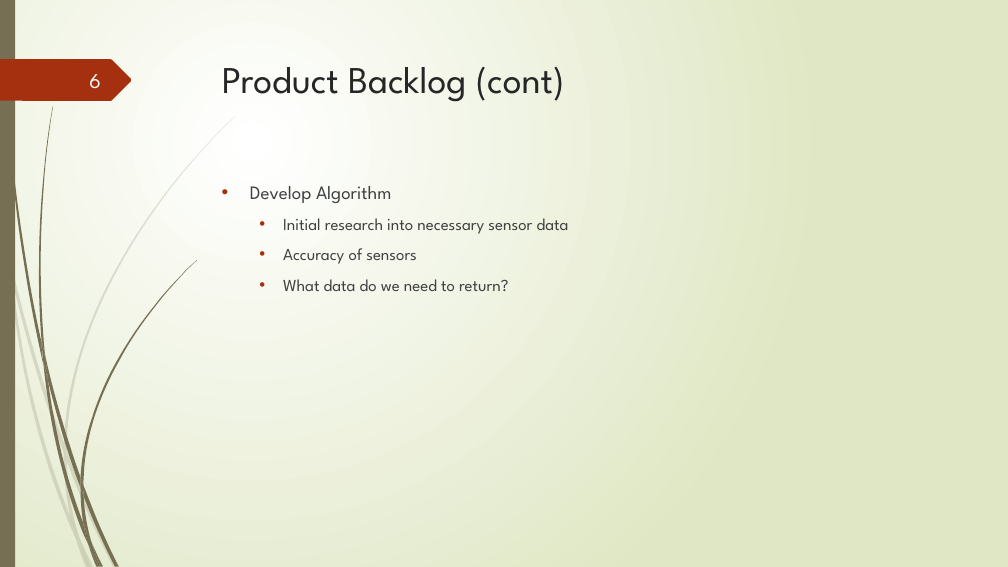
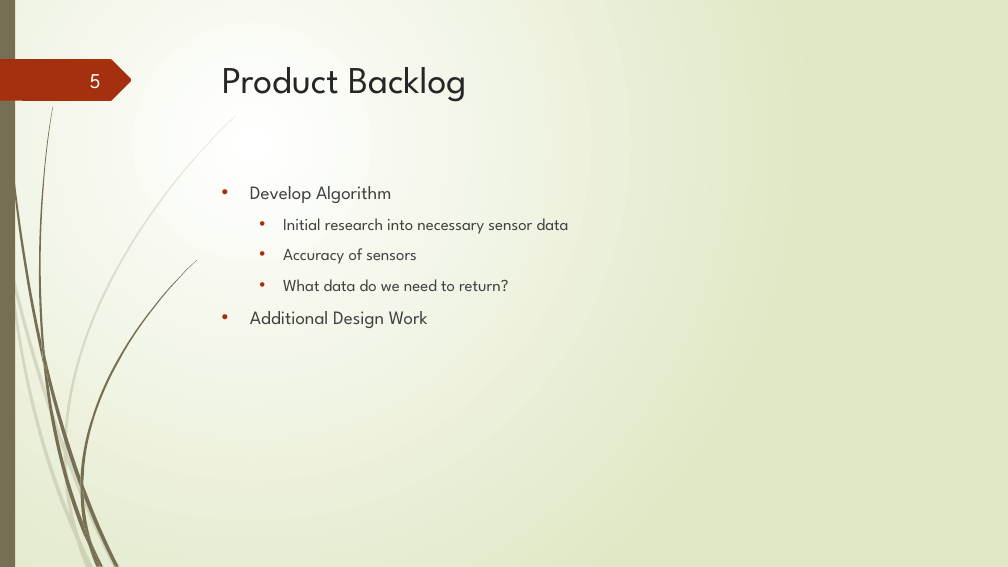
Before and after one commit to junmin-yee/Landmarked, a slide deck: slide 5 of Presentations/Sprint01_ReviewMeeting.pptx (slide 6 before the commit). Drawn at 1008x567 pixels with LibreOffice and Linux fonts; fonts in the diff are those of the drawing. Boxes give left, top, right and bottom in pixels: in the first picture for what was removed or moved away, otherwise in the second. Text is boxed around its words. In the diff, an @@ line names an element or a change of style, - is before the commit and + after.

Commit message:
Added skeleton of Sprint 1 Presentation
Fleshed out the presentation by added the headers of additional topics.

```diff
--- a/Presentations/Sprint01_ReviewMeeting.pptx
+++ b/Presentations/Sprint01_ReviewMeeting.pptx
@@ page number at [90,74,101,89]: text changed @@
-6
+5
@@ title at [222,67,466,102]: text changed @@
-Product Backlog (cont)
+Product Backlog
@@ text at [250,311,428,328]: paragraph added @@
+• Additional Design Work
```
Also in this commit, not shown: 1 other slide changed, 17 slides added.
